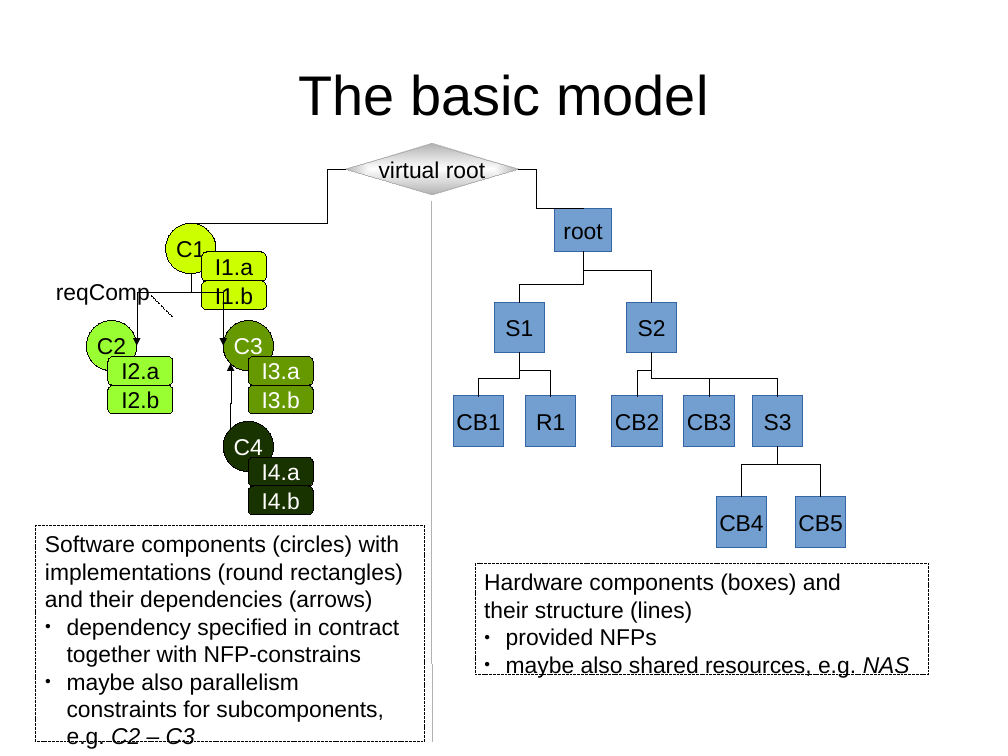
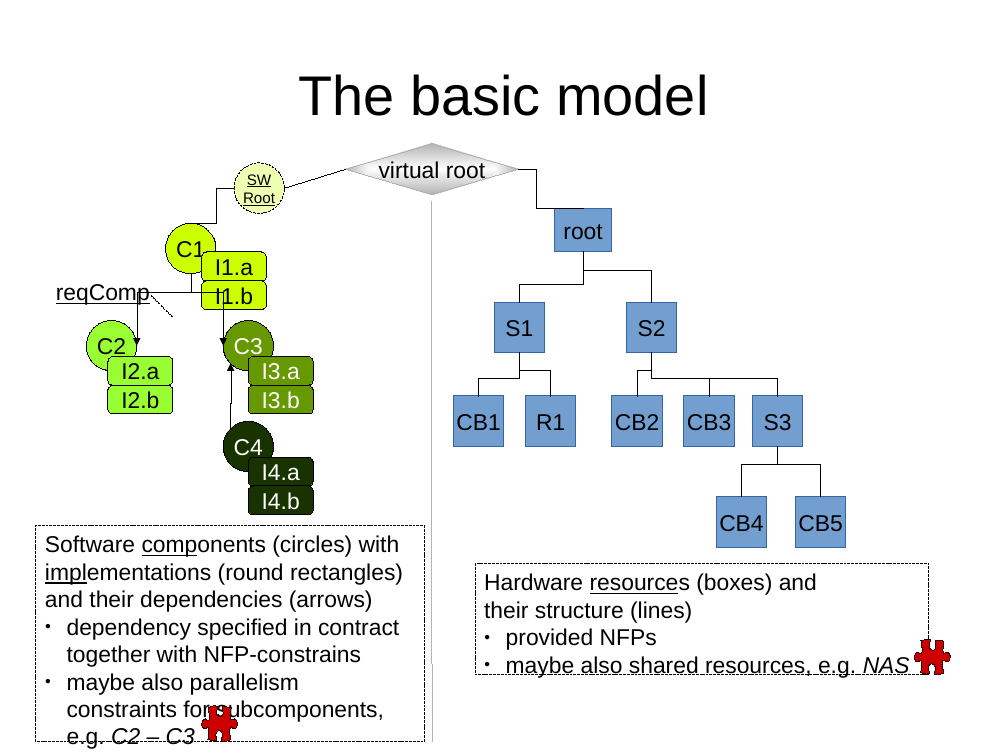
Before and after one commit to rene-schoene/racr-mquat, a slide deck: slide 2 of doc/the-model.odp. Drawn at 1008x756 pixels with LibreOffice and Linux fonts; fonts in the diff are those of the drawing. Boxes give left, top, right and bottom in pixels: in the first picture for what was removed or moved away, otherwise in the second. Text is boxed around its words. In the diff, an @@ line names an element or a change of style, - is before the commit and + after.

Commit message:
underlined means concept of model. added symbols showing what is missing.

```diff
--- a/doc/the-model.odp
+++ b/doc/the-model.odp
@@ ellipse added at (234, 163, 284, 213), fill #CCFF00 at 30% opacity, outline #000000 0 pt, 12 pt, text #000000, underline @@
+SW
+Root
@@ line added from (284, 188) to (346, 169), #000000 0 pt @@
@@ elbow line moved from (346, 169) - (191, 223) to (234, 188) - (191, 223) @@
@@ text "reqComp" at (56, 284, 150, 306): underline on @@
@@ text in rectangle at (45, 535, 403, 612): underline on in "components implementations" @@
@@ text in rectangle at (484, 573, 817, 595): text changed @@
-Hardware components (boxes) and
+Hardware resources (boxes) and
@@ freeform shape added at (915, 639, 950, 675), fill #CC0000, outline #330000 0 pt @@
@@ freeform shape added at (201, 706, 237, 742), fill #CC0000, outline #330000 0 pt @@
```
Also in this commit, not shown: 4 other slides changed.
